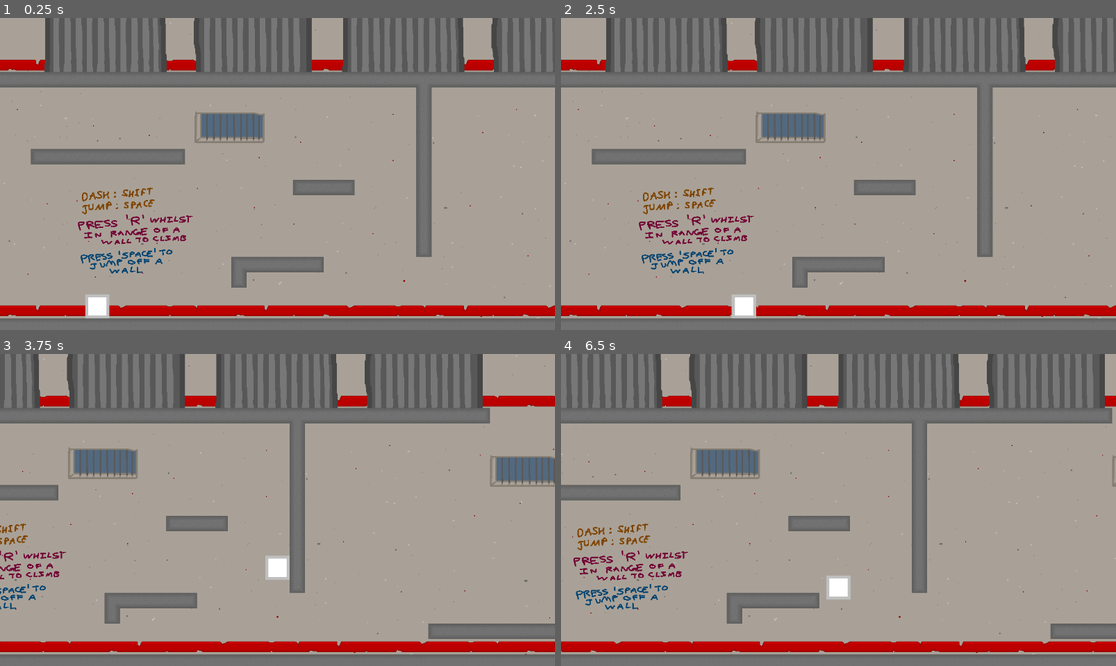
Above: before the commit, frames 1-4 (two rows, left to right).
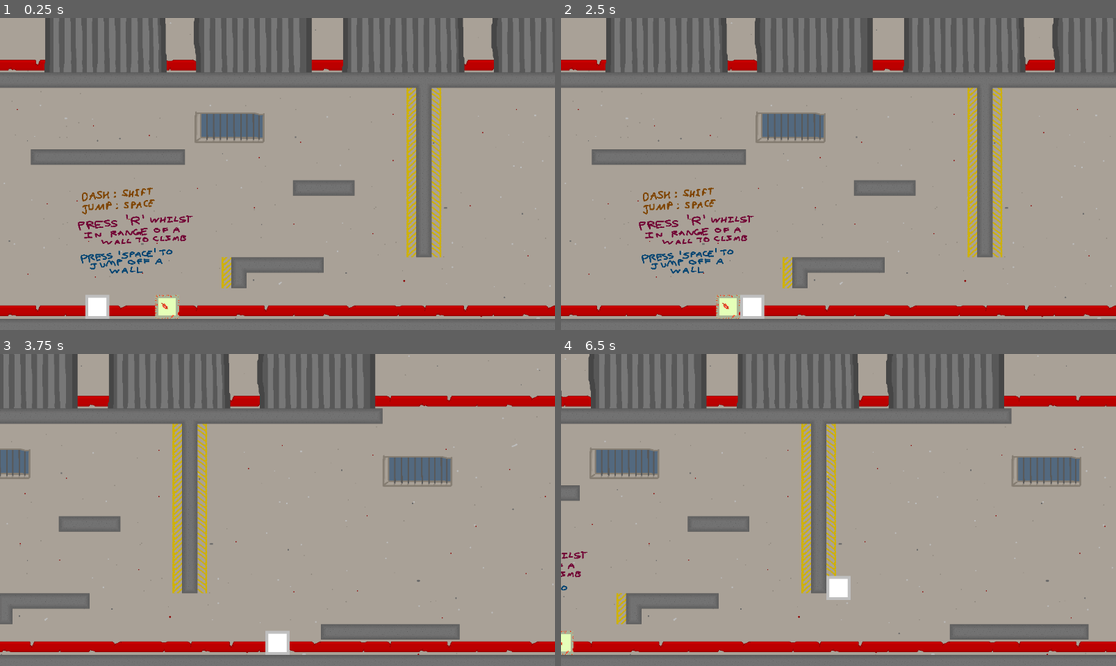
Above: after the commit, the same moments.

Repository: 19PettitR/the-swarm
Game: Godot game, scene res://main.tscn
The game is run twice, just before and just after one commit, with the same random seed, the same clock (stepped at 60 frames per second) and the same inputs.
Inputs:
- Up to frame 1 (0.25 s): no input
- Up to frame 2 (2.5 s): tap Enter at 0.5 s; hold D (right) 0.53-2.03 s; tap E (attack) at 0.6, 1.35, 2.3 s; tap Space (jump) at 0.77, 1.52 s; hold A (left) from 2.03 s (still down); tap R (climb) at 2.1 s
- Up to frame 3 (3.75 s): release A (left) at 2.78 s; hold D (right) from 2.78 s (still down); tap Shift (dash) at 2.85 s; tap Space (jump) at 3.02 s; tap E (attack) at 3.05, 3.6 s
- Up to frame 4 (6.5 s): tap Space (jump) at 3.77, 4.52, 6.02 s; release D (right) at 4.28 s; hold A (left) 4.28-5.03 s; tap E (attack) at 4.35, 5.3, 6.05 s; hold D (right) 5.03-5.78 s; tap R (climb) at 5.1 s; hold A (left) from 5.78 s (still down); tap Shift (dash) at 5.85 s

The runs differ from the first frame. In frame 1, 2.1% of the frame differs, in the area x 0-100%, y 17-97%; in frame 2, 2.3%; in frame 3, 27%; in frame 4, 29%, in the area x 0-100%, y 0-97%.

Commit message:
Milestone 2
Enemy 1 - Scene and Variables

Diff:
--- /dev/null
+++ b/Enemies/Level 1/enemy_1.gd
@@ -0,0 +1,33 @@
+class_name enemy extends CharacterBody2D
+
+## Basic variables related to the enemy: speed, strength, hitpoints, cooldown length
+@export_category("Stats")
+@export var speed : float = 290
+@export var enemy_strength : float = 10
+@export var max_enemy_hitpoints : int = 1
+@export var enemy_attack_cooldown_length : float = 1.5
+
+## Variables relating to the movement of the enemy: boundaries it cannot pass
+@export_category("Movement Range")
+@export var left_boundary : float
+@export var right_boundary : float
+
+## Variables relating to the attacking of the enemy: distance it can attack from
+@export_category("Attack Range")
+@export var vertical_attack_range : int
+@export var horizontal_attack_range : int
+
+# Stores the global_position of the enemy when they are first initialised
+var my_position : Vector2
+# Stores whether the player is in the detection range or not
+var player_within_range : bool = false
+# Stores which direction the player is relative to the enemy
+var relative_player_direction : int
+
+var enemy_is_attacking : bool = false
+# Stores whether the enemy's attack is on cooldown or not
+var enemy_attack_cooldown : bool = false
+
+# Stores the number of hitpoints the enemy has during the game
+var enemy_hitpoints : int = max_enemy_hitpoints
+var dead : bool = false
--- /dev/null
+++ b/Enemies/Level 1/enemy_1.tscn
@@ -0,0 +1,45 @@
+[gd_scene load_steps=7 format=3 uid="uid://bunul34g0qaq6"]
+
+[ext_resource type="Texture2D" uid="uid://l4qjftvfjxod" path="res://Enemies/Level 1/enemy_1.png" id="1_5ija4"]
+[ext_resource type="Script" path="res://Enemies/Level 1/enemy_1.gd" id="1_y16c4"]
+
+[sub_resource type="RectangleShape2D" id="RectangleShape2D_p505t"]
+size = Vector2(80, 80)
+
+[sub_resource type="RectangleShape2D" id="RectangleShape2D_iqmm1"]
+size = Vector2(1386, 406)
+
+[sub_resource type="RectangleShape2D" id="RectangleShape2D_kaloc"]
+size = Vector2(104, 102)
+
+[sub_resource type="RectangleShape2D" id="RectangleShape2D_ew3yd"]
+size = Vector2(98, 96)
+
+[node name="Enemy1" type="CharacterBody2D"]
+script = ExtResource("1_y16c4")
+
+[node name="Sprite2D" type="Sprite2D" parent="."]
+texture_filter = 1
+texture = ExtResource("1_5ija4")
+
+[node name="CollisionShape2D" type="CollisionShape2D" parent="."]
+shape = SubResource("RectangleShape2D_p505t")
+
+[node name="Detection Range" type="Area2D" parent="."]
+
+[node name="CollisionShape2D" type="CollisionShape2D" parent="Detection Range"]
+position = Vector2(1, -35)
+shape = SubResource("RectangleShape2D_iqmm1")
+debug_color = Color(0.827451, 0, 0.952941, 0.027451)
+
+[node name="Attack Box" type="Area2D" parent="."]
+
+[node name="CollisionShape2D" type="CollisionShape2D" parent="Attack Box"]
+shape = SubResource("RectangleShape2D_kaloc")
+debug_color = Color(0.990857, 0, 0.273061, 0.42)
+
+[node name="Hit Box" type="Area2D" parent="."]
+
+[node name="CollisionShape2D2" type="CollisionShape2D" parent="Hit Box"]
+shape = SubResource("RectangleShape2D_ew3yd")
+debug_color = Color(0.570552, 0.555862, 0, 0.42)
--- a/Player/player.tscn
+++ b/Player/player.tscn
@@ -6,8 +6,8 @@
 [sub_resource type="RectangleShape2D" id="RectangleShape2D_ssqjo"]
 size = Vector2(80, 80)
 
-[sub_resource type="CircleShape2D" id="CircleShape2D_j0o3w"]
-radius = 60.0083
+[sub_resource type="RectangleShape2D" id="RectangleShape2D_8k712"]
+size = Vector2(100, 102)
 
 [sub_resource type="RectangleShape2D" id="RectangleShape2D_n8ias"]
 size = Vector2(84, 84)
@@ -25,7 +25,8 @@
 [node name="Attack Range" type="Area2D" parent="."]
 
 [node name="CollisionShape2D" type="CollisionShape2D" parent="Attack Range"]
-shape = SubResource("CircleShape2D_j0o3w")
+position = Vector2(0, -1)
+shape = SubResource("RectangleShape2D_8k712")
 debug_color = Color(0.986632, 0, 0.321576, 0.42)
 
 [node name="Hit Box" type="Area2D" parent="."]
--- a/main.tscn
+++ b/main.tscn
@@ -1,9 +1,10 @@
-[gd_scene load_steps=7 format=3 uid="uid://bodn1k2kmnb7x"]
+[gd_scene load_steps=8 format=3 uid="uid://bodn1k2kmnb7x"]
 
 [ext_resource type="PackedScene" uid="uid://c3f0kuo0h1p3f" path="res://Player/player.tscn" id="1_7u0w7"]
 [ext_resource type="Texture2D" uid="uid://mq86p64y4k0p" path="res://Level/Backgrounds/Facility.png" id="1_fo4jl"]
 [ext_resource type="Texture2D" uid="uid://83jlsotu8ofp" path="res://Level/tilemap.png" id="2_kbh2p"]
 [ext_resource type="PackedScene" uid="uid://dmutaerqf1ss4" path="res://Level/climbing_area.tscn" id="4_lo3lw"]
+[ext_resource type="PackedScene" uid="uid://bunul34g0qaq6" path="res://Enemies/Level 1/enemy_1.tscn" id="5_2an04"]
 
 [sub_resource type="TileSetAtlasSource" id="TileSetAtlasSource_5nyum"]
 texture = ExtResource("2_kbh2p")
@@ -54,6 +55,8 @@
 7:1/0/physics_layer_0/polygon_0/points = PackedVector2Array(-16, -16, 16, -16, 16, 16, -16, 16)
 7:0/0 = 0
 7:0/0/physics_layer_0/polygon_0/points = PackedVector2Array(-16, -16, 16, -16, 16, 16, -16, 16)
+7:2/0 = 0
+8:2/0 = 0
 
 [sub_resource type="TileSet" id="TileSet_q2n1h"]
 tile_size = Vector2i(32, 32)
@@ -69,6 +72,7 @@
 texture = ExtResource("1_fo4jl")
 
 [node name="Player" parent="." instance=ExtResource("1_7u0w7")]
+z_index = 2
 position = Vector2(202, 1890)
 scale = Vector2(0.634594, 0.629166)
 dash_deceleration_multiplier = 50
@@ -86,9 +90,10 @@
 
 [node name="TileMap" type="TileMap" parent="."]
 texture_filter = 1
+position = Vector2(0, 1)
 tile_set = SubResource("TileSet_q2n1h")
 format = 2
-layer_0/tile_data = PackedInt32Array(3932160, 65537, 0, 3932 …(13693 unchanged characters)… , 3276873, 327681, 0, 3276874, 262145, 2)
+layer_0/tile_data = PackedInt32Array(3932160, 65537, 0, 3932 …(13693 unchanged characters)… , 3276873, 327681, 0, 3276874, 262145, 2, 3604506, 458753, 2, 3538970, 458753, 2, 3473434, 458753, 2, 3407898, 458753, 2, 3342362, 458753, 2, 3276826, 458753, 2, 3211290, 458753, 2, 3145754, 458753, 2, 3080218, 458753, 2, 3014682, 458753, 2, 2949146, 458753, 2, 3735566, 458753, 2, 3670030, 458753, 2, 3604508, 524289, 2, 3538972, 524289, 2, 3473436, 524289, 2, 3407900, 524289, 2, 3342364, 524289, 2, 2949148, 524289, 2, 3014684, 524289, 2, 3080220, 524289, 2, 3145756, 524289, 2, 3211292, 524289, 2, 3276828, 524289, 2, 3342407, 524289, 2, 3407943, 524289, 2, 3473479, 524289, 2, 3539015, 524289, 2, 3539013, 458753, 2, 3473477, 458753, 2, 3407941, 458753, 2, 3342405, 458753, 2, 3276869, 458753, 2)
 
 [node name="ClimbingArea" parent="." instance=ExtResource("4_lo3lw")]
 position = Vector2(471, 1824)
@@ -129,3 +134,7 @@
 climb_position = 2272.0
 climb_maximum = 1632.0
 climb_minimum = 1760.0
+
+[node name="Enemy1" parent="." instance=ExtResource("5_2an04")]
+position = Vector2(347, 1896)
+scale = Vector2(0.6162, 0.6162)
Binary file added: Enemies/Level 1/enemy_1.png
Not shown, added: Enemies/Level 1/enemy_1.png.import
Binary file changed: Level/tilemap.png
Not shown, added: Enemies/Level 1/enemy_1.png~
Not shown, changed: Level/tilemap.png~
